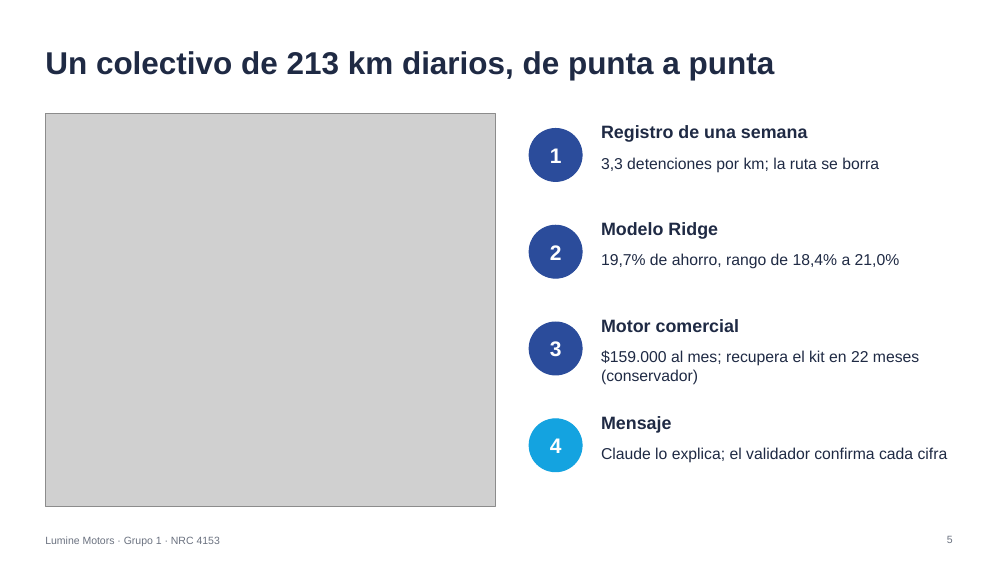
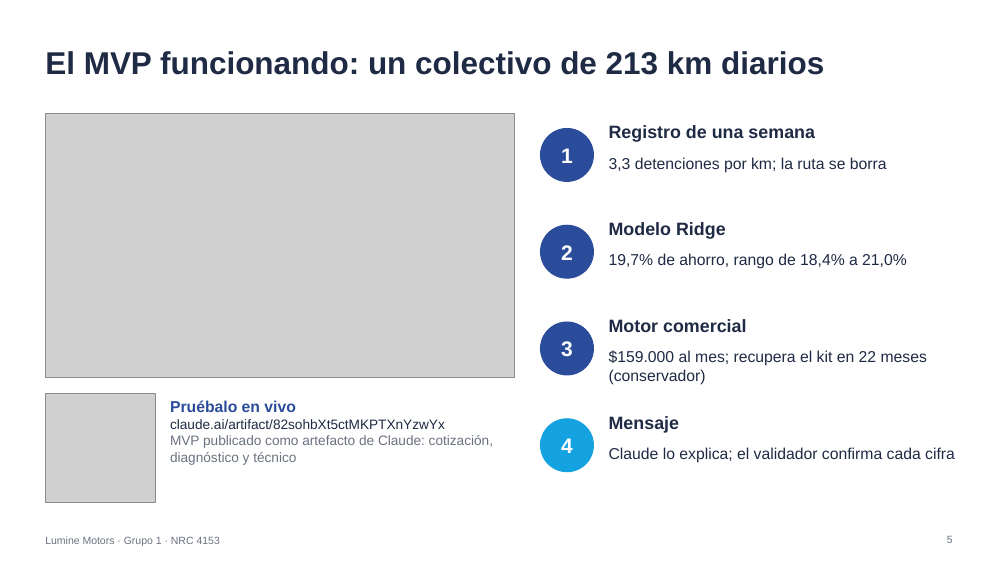
Before and after one commit to diegoaam0109-ux/lumine, a slide deck: slide 5 of entrega5/TIG_IA_Grupo01_LumineMotors_Presentacion.pptx. Drawn at 1008x567 pixels with LibreOffice and Linux fonts; fonts in the diff are those of the drawing; grey boxes stand for pictures. Boxes give left, top, right and bottom in pixels: in the first picture for what was removed or moved away, otherwise in the second. Text is boxed around its words. In the diff, an @@ line names an element or a change of style, - is before the commit and + after.

```diff
--- a/entrega5/TIG_IA_Grupo01_LumineMotors_Presentacion.pptx
+++ b/entrega5/TIG_IA_Grupo01_LumineMotors_Presentacion.pptx
@@ title at <box>45,51,824,75</box>: text changed @@
-Un colectivo de 213 km diarios, de punta a punta
+El MVP funcionando: un colectivo de 213 km diarios
@@ picture: place and size @@
-picture at <box>45,113,495,507</box>
+picture at <box>45,113,514,377</box>
@@ text "Registro de una semana": place and size @@
-text "Registro de una semana" at <box>601,125,808,142</box>
+text "Registro de una semana" at <box>609,125,815,142</box>
@@ text "3,3 detenciones por km; la ...": place and size @@
-text "3,3 detenciones por km; la ..." at <box>601,157,879,173</box>
+text "3,3 detenciones por km; la ..." at <box>609,157,887,173</box>
@@ text "Modelo Ridge": place and size @@
-text "Modelo Ridge" at <box>601,222,718,239</box>
+text "Modelo Ridge" at <box>609,222,726,239</box>
@@ text "19,7% de ahorro, rango de ...": place and size @@
-text "19,7% de ahorro, rango de ..." at <box>601,253,900,269</box>
+text "19,7% de ahorro, rango de ..." at <box>609,253,907,269</box>
@@ text "Motor comercial": place and size @@
-text "Motor comercial" at <box>601,319,739,332</box>
+text "Motor comercial" at <box>609,319,746,332</box>
@@ text "$159.000 al mes; recupera el ...": place and size @@
-text "$159.000 al mes; recupera el ..." at <box>601,350,919,385</box>
+text "$159.000 al mes; recupera el ..." at <box>609,350,927,385</box>
@@ picture added at <box>45,393,155,503</box> @@
@@ text added at <box>170,400,493,465</box>, 13 pt, text #6B7280 @@
+Pruébalo en vivo
+claude.ai/artifact/82sohbXt5ctMKPTXnYzwYx
+MVP publicado como artefacto de Claude: cotización, diagnóstico y técnico
@@ 4 texts, 4 ellipses: place and size @@
-4 texts, 4 ellipses at <box>529,129,582,472</box>
+4 texts, 4 ellipses at <box>541,129,594,472</box>
@@ text "Mensaje": place and size @@
-text "Mensaje" at <box>601,416,671,433</box>
+text "Mensaje" at <box>609,416,679,433</box>
@@ text "Claude lo explica; el validador ...": place and size @@
-text "Claude lo explica; el validador ..." at <box>601,447,948,463</box>
+text "Claude lo explica; el validador ..." at <box>609,447,955,463</box>
```
Also in this commit, not shown: 1 other slide changed, 2 slides added, 16 other files.
